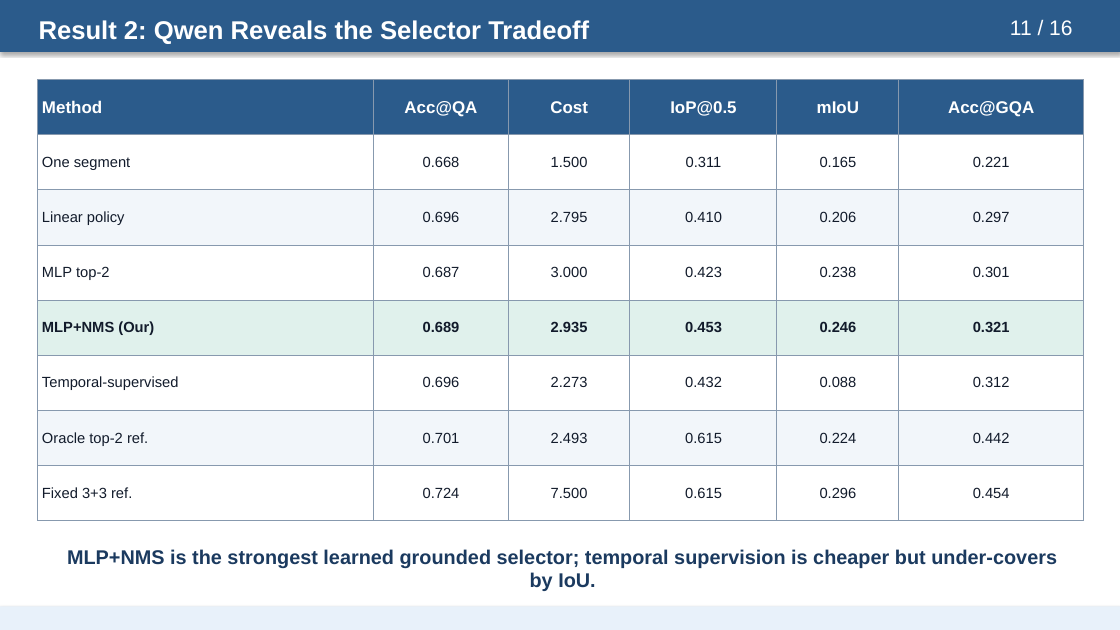
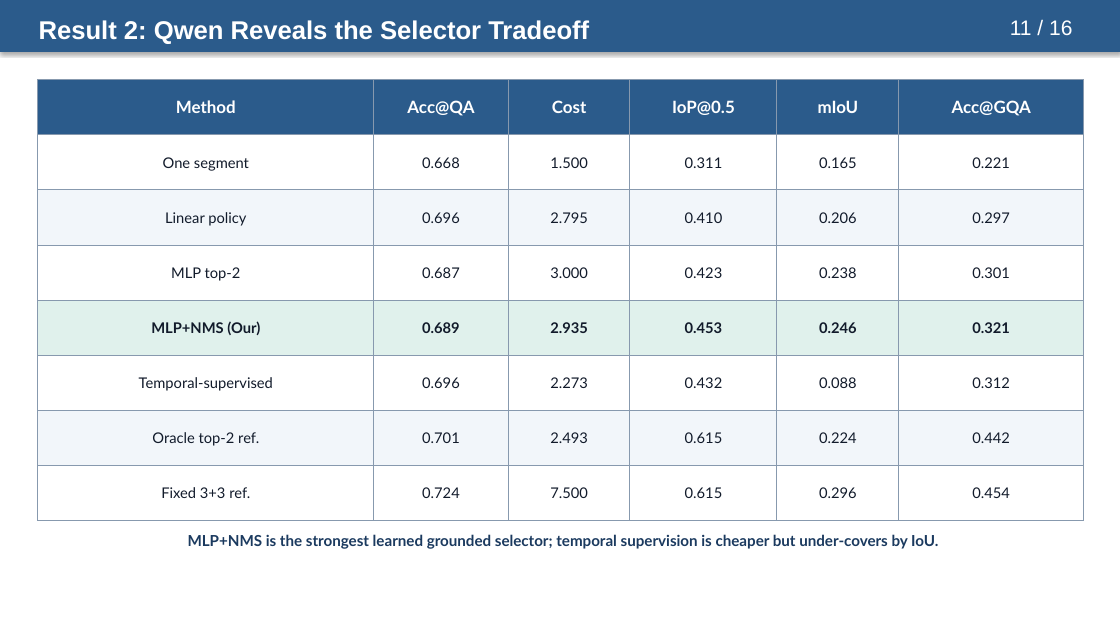
Before and after one commit to riteshthawkar/adaptive-evidence-grounded-videoqa, a slide deck: slide 11 of docs/presentation/adaptive_evidence_acquisition_grounded_videoqa_presentation.pptx. Drawn at 1120x630 pixels with LibreOffice and Linux fonts; fonts in the diff are those of the drawing. Boxes give left, top, right and bottom in pixels: in the first picture for what was removed or moved away, otherwise in the second. Text is boxed around its words. In the diff, an @@ line names an element or a change of style, - is before the commit and + after.

Commit message:
Polish presentation layout and closing slide

```diff
--- a/docs/presentation/adaptive_evidence_acquisition_grounded_videoqa_presentation.pptx
+++ b/docs/presentation/adaptive_evidence_acquisition_grounded_videoqa_presentation.pptx
@@ table at bbox=[38, 80, 1084, 521] @@
@@ font Arial to Lato @@
@@ alignment left to centre @@
@@ text "MLP+NMS is the strongest learned ...": place and size @@
-text "MLP+NMS is the strongest learned ..." at bbox=[67, 549, 1057, 591]
+text "MLP+NMS is the strongest learned ..." at bbox=[188, 534, 938, 549]
@@ text "MLP+NMS is the strongest learned ..." at bbox=[188, 534, 938, 549]: size 17 to 13 pt, font Arial to Lato; more space between paragraphs @@
@@ rectangle removed at bbox=[0, 607, 1120, 630] @@
```
Also in this commit, not shown: 15 other slides changed.
